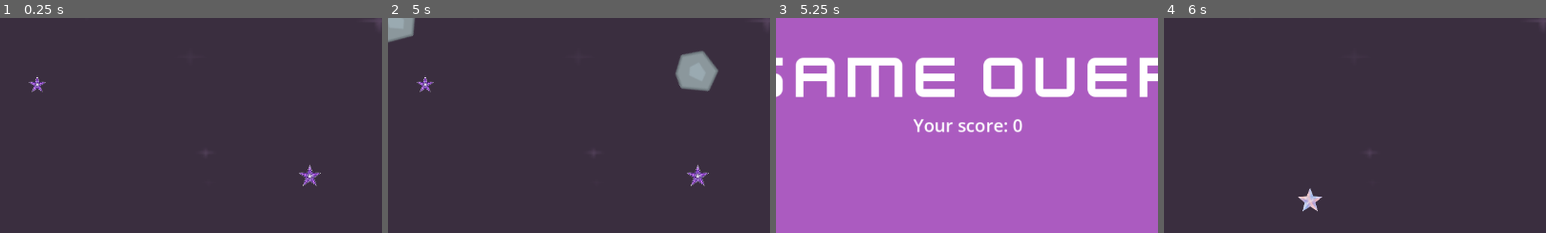
Above: before the commit, frames 1-4 (left to right).
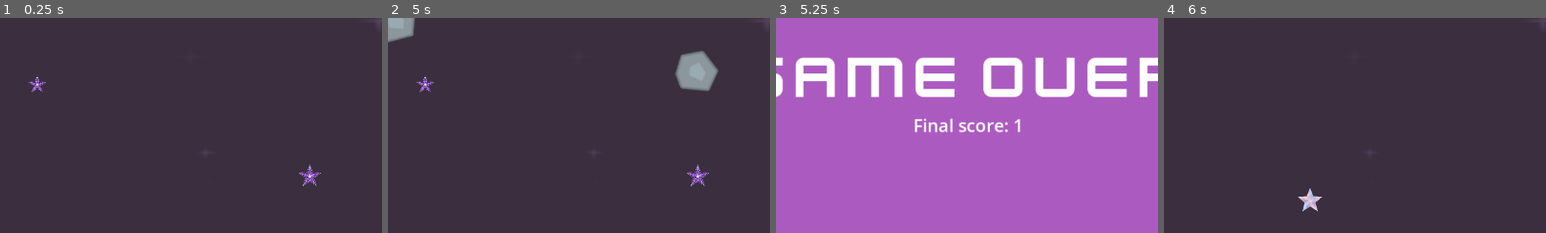
Above: after the commit, the same moments.

Repository: nonakarim/godot-space-shooter
Game: Godot game, scene res://Scenes/level.tscn
Same seed, same stepped clock (60 frames per second), same inputs: the game is played once before the commit and once after it.
Inputs:
- Up to frame 1 (0.25 s): no input
- Up to frame 2 (5 s): hold Right (KeyRight) 0.53-1.28 s; tap one key every 0.75 s from 0.6 s: O (Original) R (Replay) Space (Shoot) O (Original) R (Replay) Space (Shoot); hold Down (KeyDown) 1.28-2.03 s; hold Right (KeyRight) 2.03-2.78 s; hold Up (KeyUp) 2.78-3.53 s; hold Left (KeyLeft) from 3.53 s (still down)
- Up to frame 3 (5.25 s): release Left (KeyLeft) at 5.03 s; hold Down (KeyDown) from 5.03 s (still down); tap O (Original) at 5.1 s
- Up to frame 4 (6 s): tap R (Replay) at 5.75, 5.85 s; release Down (KeyDown) at 5.78 s; hold Right (KeyRight) from 5.78 s (still down)
The pictures show only the part of the screen within x 23-73%, y 20-70%; the shares and areas given below are measured in that part.

Frames 1-2 are identical in both runs. In frame 3, 0.7% of the frame differs, in the area x 36-65%, y 46-54%; in frame 4, nothing differs.

Commit message:
Update score in Game-Over screen

Diff:
--- /dev/null
+++ b/Global/global.gd
@@ -0,0 +1,3 @@
+extends Node
+
+var score = 0
--- a/Scenes/Game over.tscn
+++ b/Scenes/Game over.tscn
@@ -3,7 +3,7 @@
 [ext_resource type="Script" uid="uid://bki3cmx383fg5" path="res://Scripts/game_over.gd" id="1_og3lb"]
 [ext_resource type="FontFile" uid="uid://8gf5g0dw6s4p" path="res://Graphics/Fonts&sounds/kenvector_future.ttf" id="1_wn432"]
 
-[node name="Game Ovar" type="Control"]
+[node name="Game_Over" type="Control"]
 layout_mode = 3
 anchors_preset = 0
 script = ExtResource("1_og3lb")
@@ -21,7 +21,7 @@
 grow_vertical = 2
 color = Color(0.6702337, 0.35877225, 0.7536154, 1)
 
-[node name="Game over text" type="Label" parent="."]
+[node name="Game_over_text" type="Label" parent="."]
 layout_mode = 1
 anchors_preset = -1
 anchor_left = 0.31800002
@@ -52,7 +52,7 @@
 grow_horizontal = 2
 grow_vertical = 2
 theme_override_font_sizes/font_size = 30
-text = "Your score: 0"
+text = "Final score: "
 
 [node name="Play again" type="Label" parent="."]
 layout_mode = 1
--- a/Scripts/game_over.gd
+++ b/Scripts/game_over.gd
@@ -1,7 +1,7 @@
 extends Control
 
 func _ready() -> void:
-	pass
+	$Score.text += str(Global.score)
 
 func _process(delta: float) -> void:
 	if Input.is_action_just_pressed("Replay"):
--- a/Scripts/laser.gd
+++ b/Scripts/laser.gd
@@ -12,4 +12,5 @@
 
 func _on_area_entered(area: Area2D) -> void:
 	score += 1
+	Global.score = score
 	get_tree().call_group("ui", "set_score", score)
--- a/project.godot
+++ b/project.godot
@@ -14,6 +14,10 @@
 run/main_scene="uid://d2sukm7syxd5i"
 config/features=PackedStringArray("4.5", "Forward Plus")
 config/icon="res://icon.svg"
+
+[autoload]
+
+Global="*res://Global/global.gd"
 
 [display]
 
Not shown, added: Global/global.gd.uid
